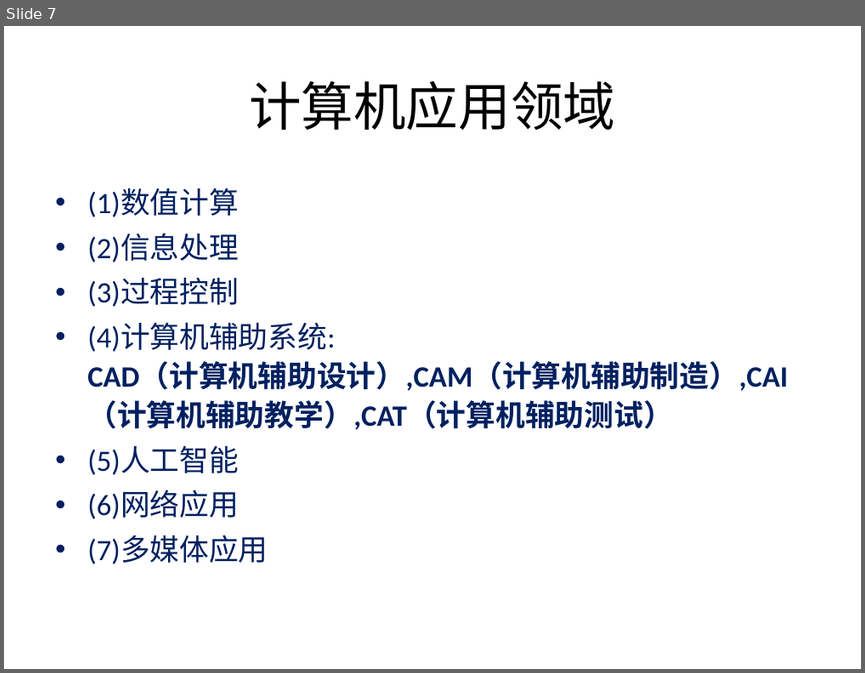
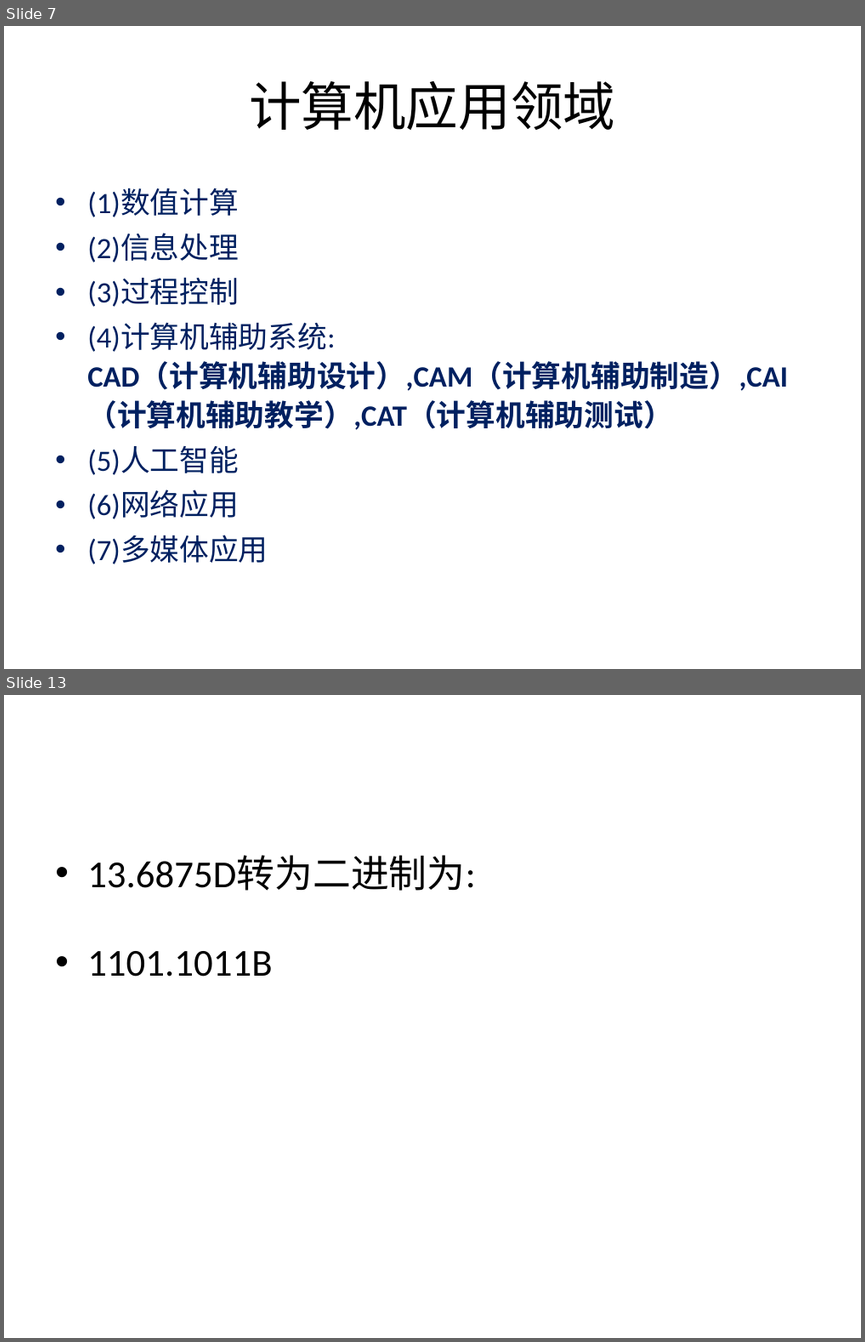
Before and after one commit to sans123wx/class, a slide deck: 第1章计算机基础/第1章复习.pptx. Shown one above the other, each under a label of ours: slide 7 before the commit, slides 7 and 13 after it; the slides between them are not shown. The pictures are 865x673 and 865x1342 pixels, drawn with LibreOffice and Linux fonts; fonts in the diff are those of the drawing. Boxes give left, top, right and bottom in pixels: in the first picture for what was removed or moved away, otherwise in the second. Text is boxed around its words. In the diff, an @@ line names an element or a change of style, - is before the commit and + after.

```diff
--- a/第1章计算机基础/第1章复习.pptx
+++ b/第1章计算机基础/第1章复习.pptx
@@ slide 13 added at <box>4,695,861,1338</box>, background #FFFFFF @@
@@ text added at <box>87,856,475,976</box>, 32 pt, text #000000 @@
+• 13.6875D转为二进制为:
+• 1101.1011B
```
Also in this commit, not shown: 6 other slides added.
